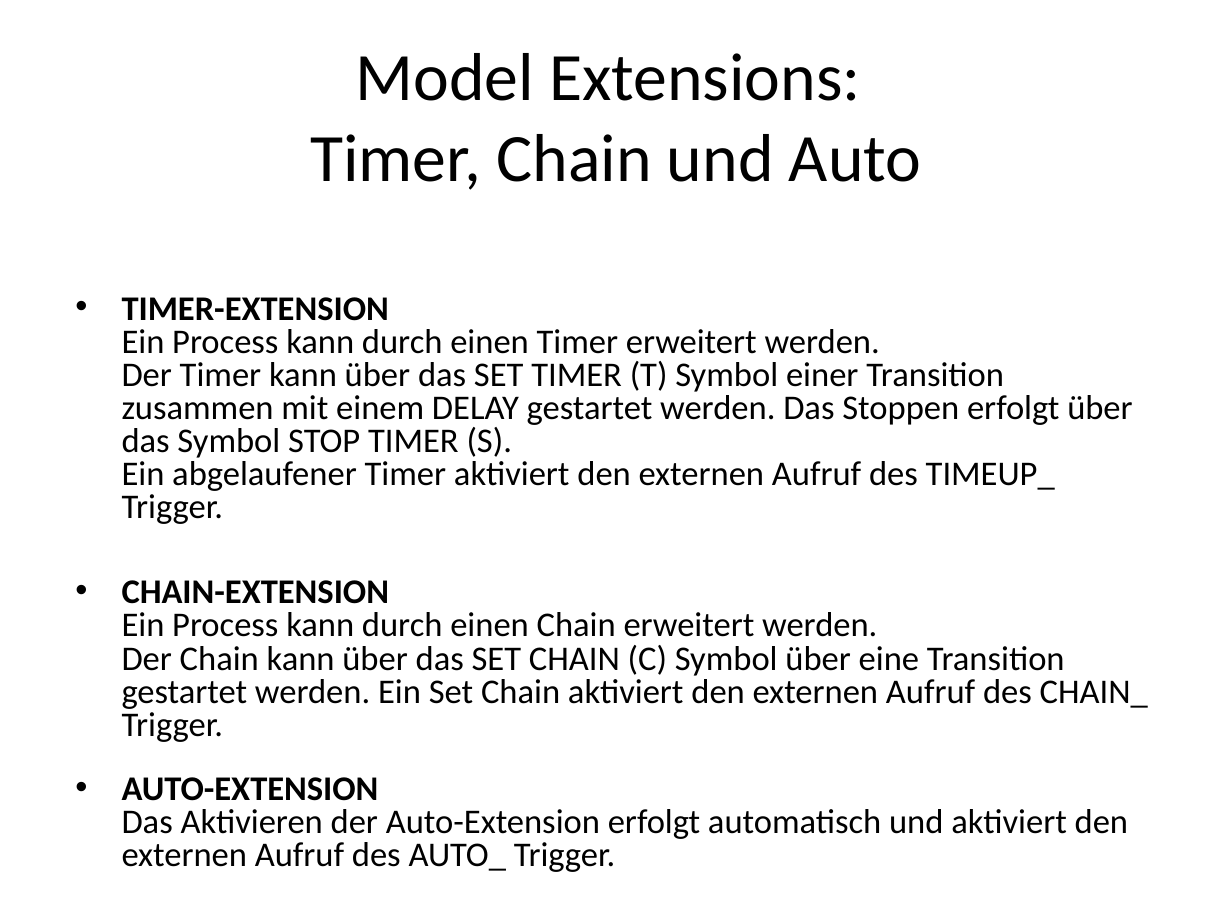
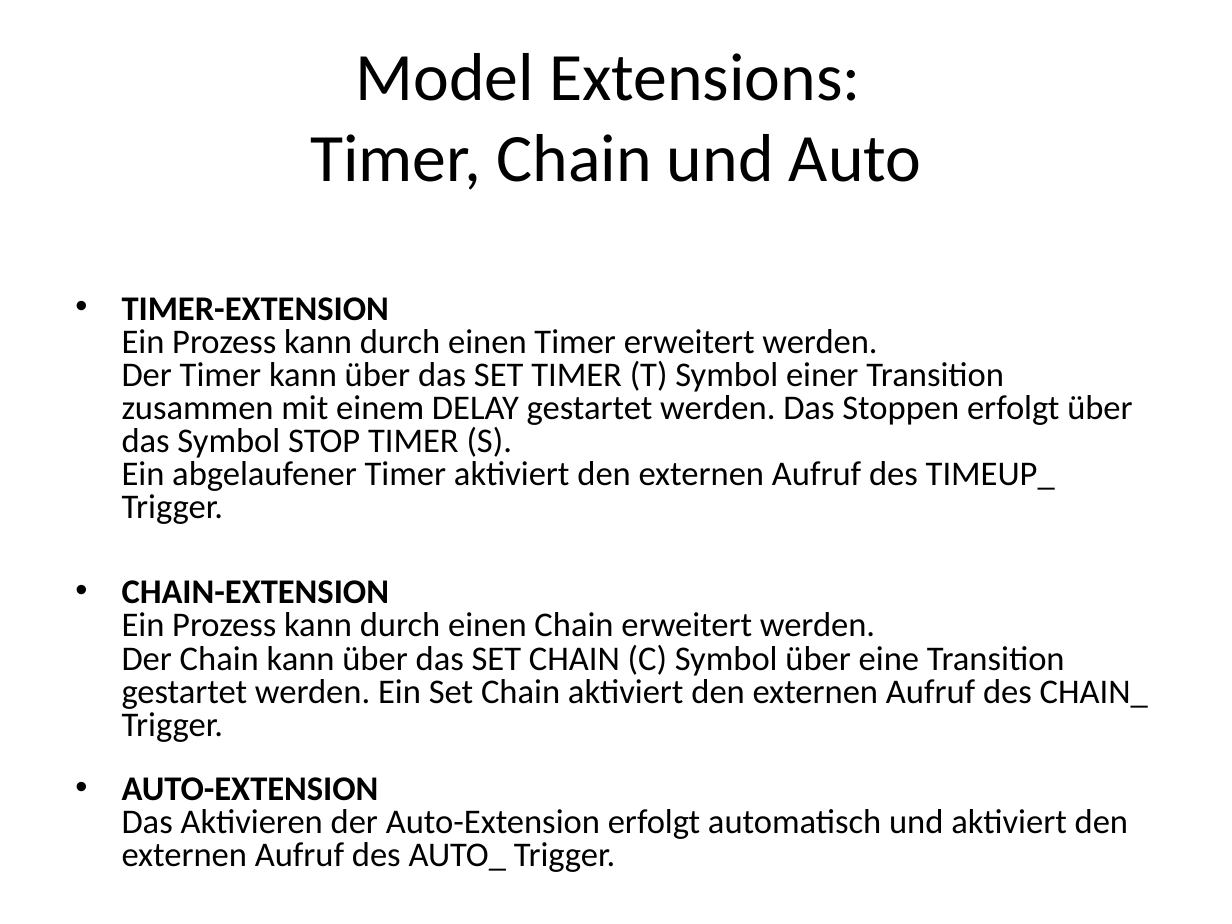
Before and after one commit to actifsource/ch.actifsource.example.cip, a slide deck: slide 28 of ch.actifsource.example.cip.course/docs/Actifsource CIP.pptx (slide 21 before the commit). Drawn at 1232x924 pixels with LibreOffice and Linux fonts; fonts in the diff are those of the drawing. Boxes give left, top, right and bottom in pixels: in the first picture for what was removed or moved away, otherwise in the second. Text is boxed around its words. In the diff, an @@ line names an element or a change of style, - is before the commit and + after.

Commit message:
Update presentation

```diff
--- a/ch.actifsource.example.cip.course/docs/Actifsource CIP.pptx
+++ b/ch.actifsource.example.cip.course/docs/Actifsource CIP.pptx
@@ text at [122,297,1148,742]: text changed @@
-• TIMER-EXTENSION
-  Ein Process kann durch einen Timer erweitert werden.
-  Der Timer kann über das SET TIMER (T) Symbol einer Transition zusammen mit einem DELAY gestartet werden. Das Stoppen erfolgt über das Symbol STOP TIMER (S).
-  Ein abgelaufener Timer aktiviert den externen Aufruf des TIMEUP_ Trigger.
-• CHAIN-EXTENSION
-  Ein Process kann durch einen Chain erweitert werden.
-  Der Chain kann über das SET CHAIN (C) Symbol über eine Transition gestartet werden. Ein Set Chain aktiviert den externen Aufruf des CHAIN_ Trigger.
+• TIMER-EXTENSION
+  Ein Prozess kann durch einen Timer erweitert werden.
+  Der Timer kann über das SET TIMER (T) Symbol einer Transition zusammen mit einem DELAY gestartet werden. Das Stoppen erfolgt über das Symbol STOP TIMER (S).
+  Ein abgelaufener Timer aktiviert den externen Aufruf des TIMEUP_ Trigger.
+• CHAIN-EXTENSION
+  Ein Prozess kann durch einen Chain erweitert werden.
+  Der Chain kann über das SET CHAIN (C) Symbol über eine Transition gestartet werden. Ein Set Chain aktiviert den externen Aufruf des CHAIN_ Trigger.
```
Also in this commit, not shown: 9 other slides changed, 29 slides added, 4 slides removed, 1 other file.
